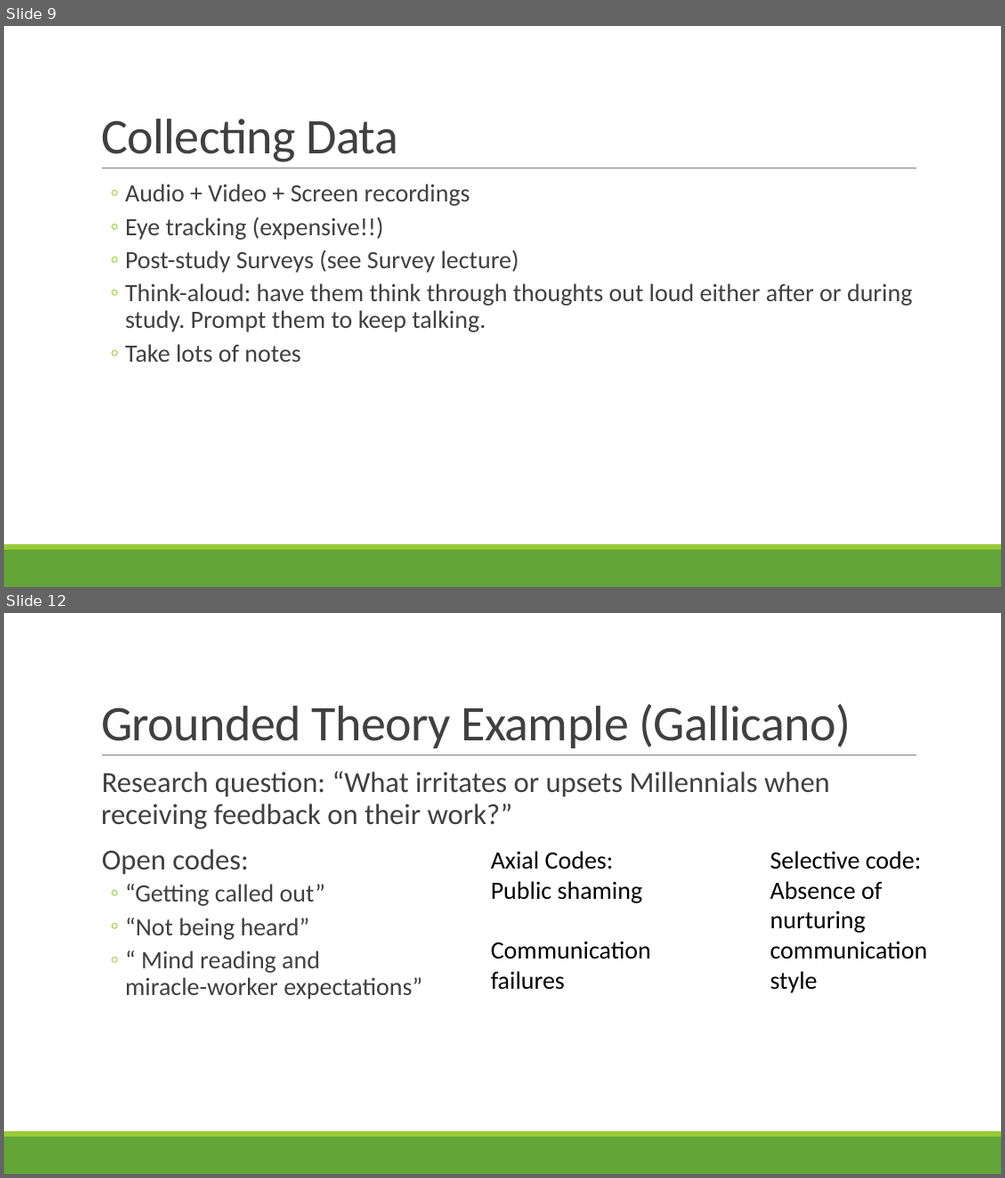
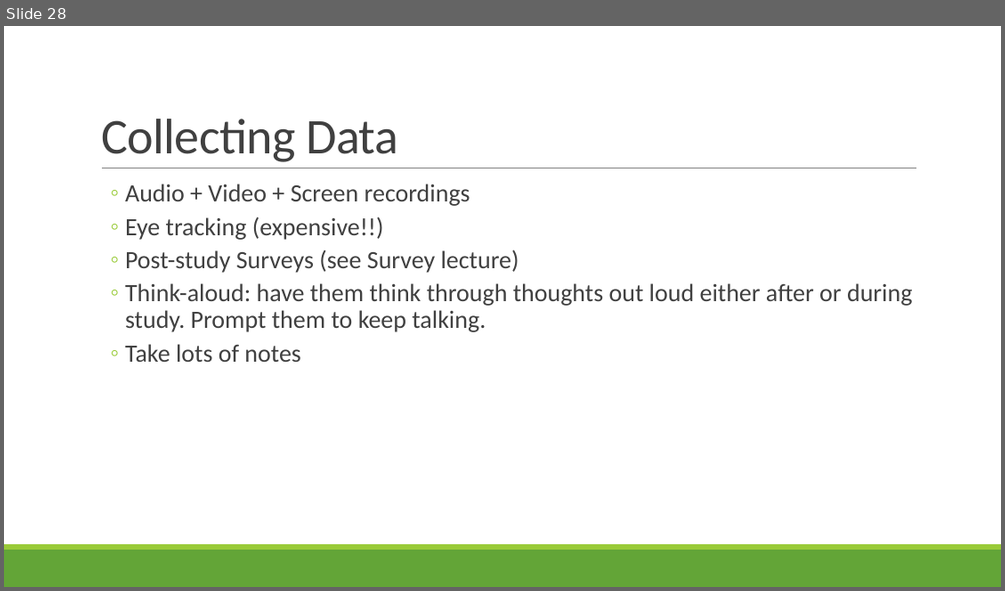
Before and after one commit to rbohrer/pl-course, a slide deck: LectureSlides/09Design3.pptx. Shown one above the other, each under a label of ours: slides 9 and 12 before the commit, slide 28 after it; the slides between them are not shown. The pictures are 1005x1178 and 1005x591 pixels, drawn with LibreOffice and Linux fonts; fonts in the diff are those of the drawing. Boxes give left, top, right and bottom in pixels: in the first picture for what was removed or moved away, otherwise in the second. Text is boxed around its words. In the diff, an @@ line names an element or a change of style, - is before the commit and + after.

```diff
--- a/LectureSlides/09Design3.pptx
+++ b/LectureSlides/09Design3.pptx
@@ slide 12 removed at [4,613,1001,1174], background #FFFFFF; not listed: 3 template elements that a slide beside it also shows @@
@@ title removed at [101,704,851,748] @@
-Grounded Theory Example (Gallicano)
@@ text removed at [101,771,830,999] @@
-  Research question: “What irritates or upsets Millennials when receiving feedback on their work?”
-  Open codes:
-  ◦ “Getting called out”
-  ◦ “Not being heard”
-  ◦ “ Mind reading and
-    miracle-worker expectations”
@@ text removed at [491,851,651,989] @@
-Axial Codes:
-Public shaming
-Communication
-failures
@@ text removed at [770,851,928,993] @@
-Selective code:
-Absence of nurturing communication style
@@ what was slide 9 is now slide 28 @@
```
Also in this commit, not shown: 2 slides changed, 18 slides added, 1 other slide removed.
